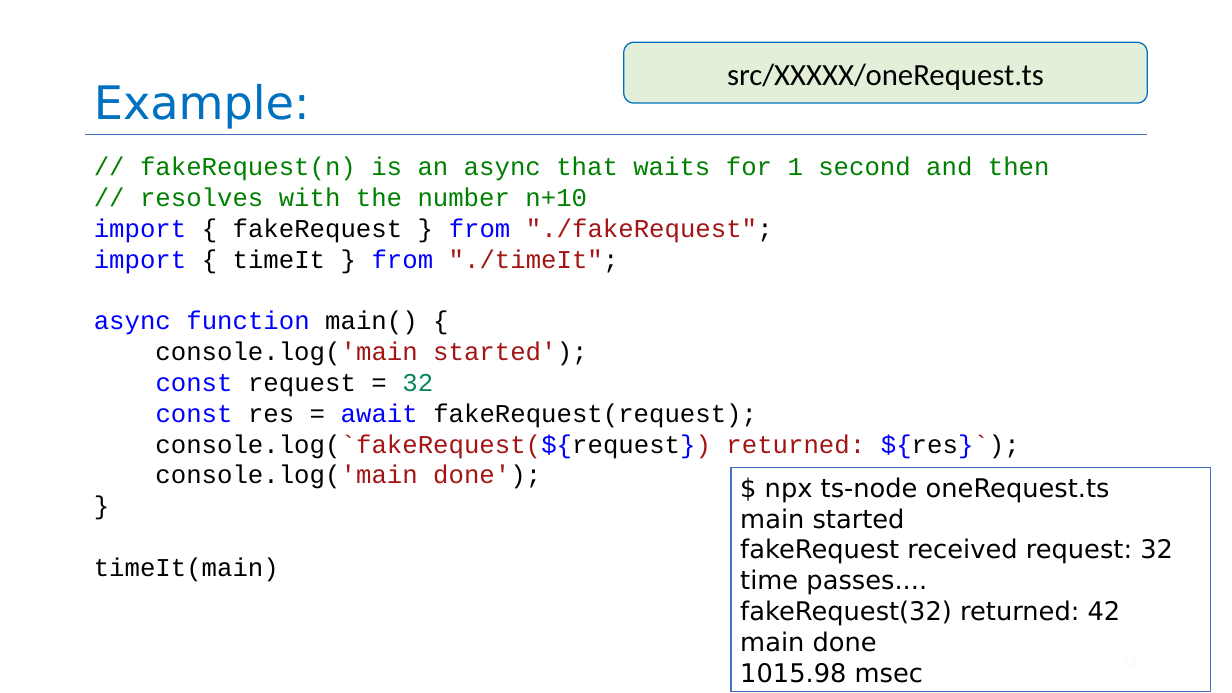
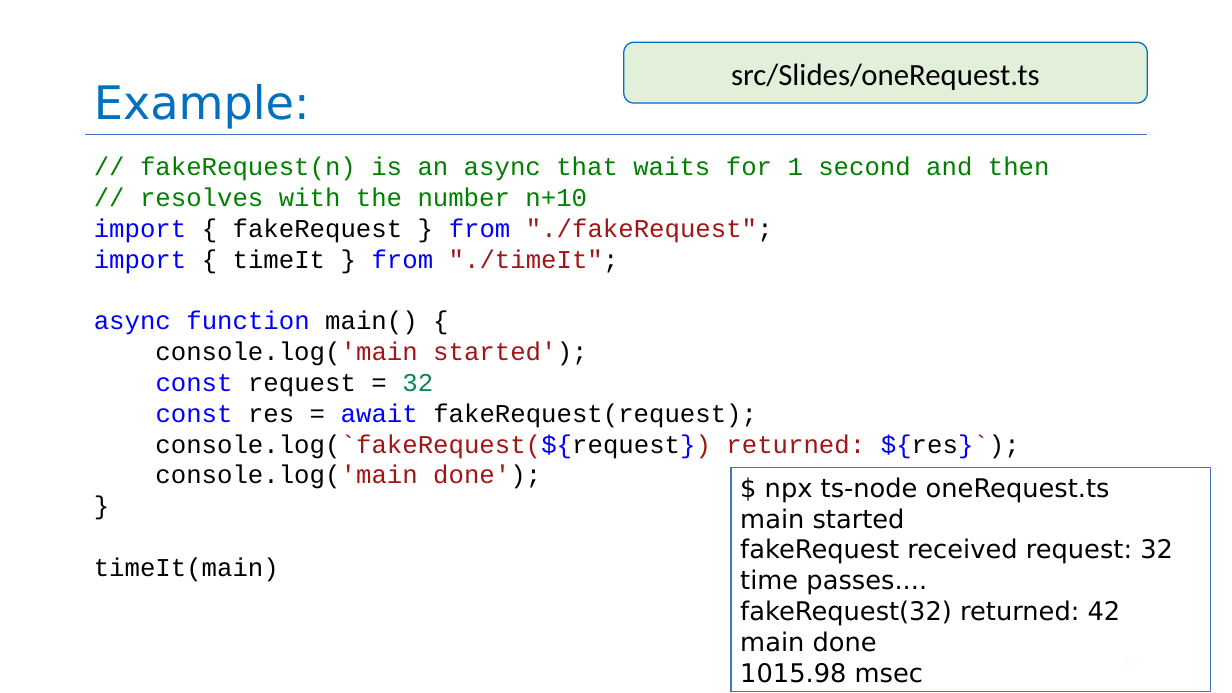
Before and after one commit to yashburshe/CS4530-Fall-2025, a slide deck: slide 13 of Slides/Module 06 Concurrency Patterns in Typescript.pptx. Drawn at 1232x693 pixels with LibreOffice and Linux fonts; fonts in the diff are those of the drawing. Boxes give left, top, right and bottom in pixels: in the first picture for what was removed or moved away, otherwise in the second. Text is boxed around its words. In the diff, an @@ line names an element or a change of style, - is before the commit and + after.

```diff
--- a/Slides/Module 06 Concurrency Patterns in Typescript.pptx
+++ b/Slides/Module 06 Concurrency Patterns in Typescript.pptx
@@ text in rounded rectangle at [731, 63, 1040, 90]: text changed @@
-src/XXXXX/oneRequest.ts
+src/Slides/oneRequest.ts
```
Also in this commit, not shown: 11 other slides changed, 1 slide removed, 6 other files.
